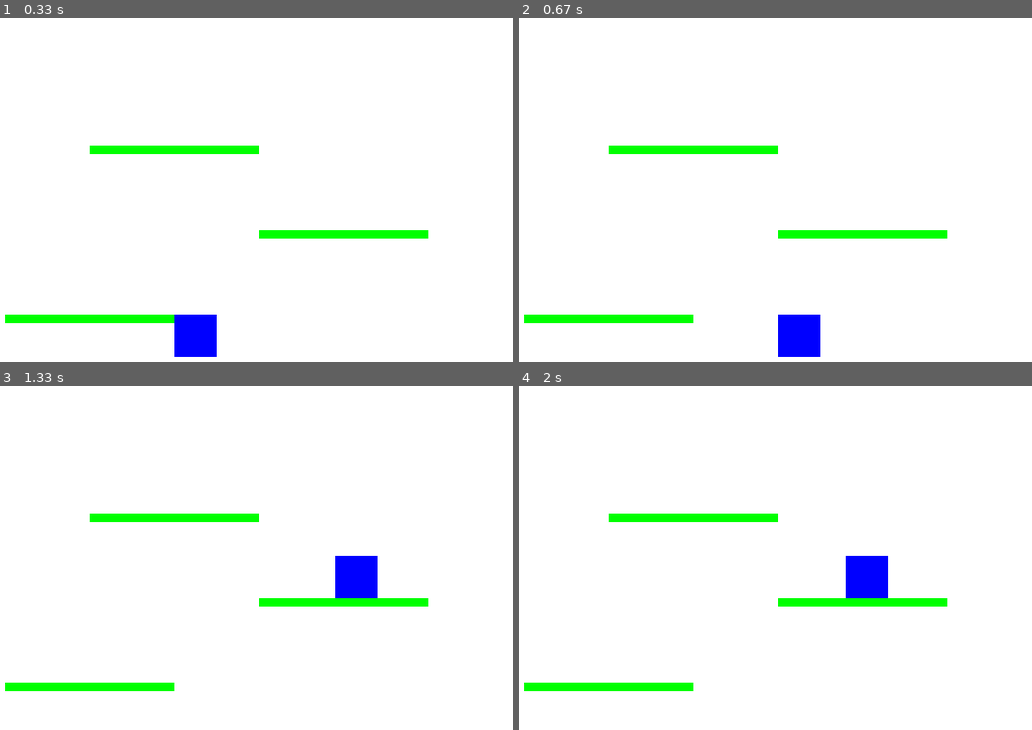
Above: before the commit, frames 1-4 (two rows, left to right).
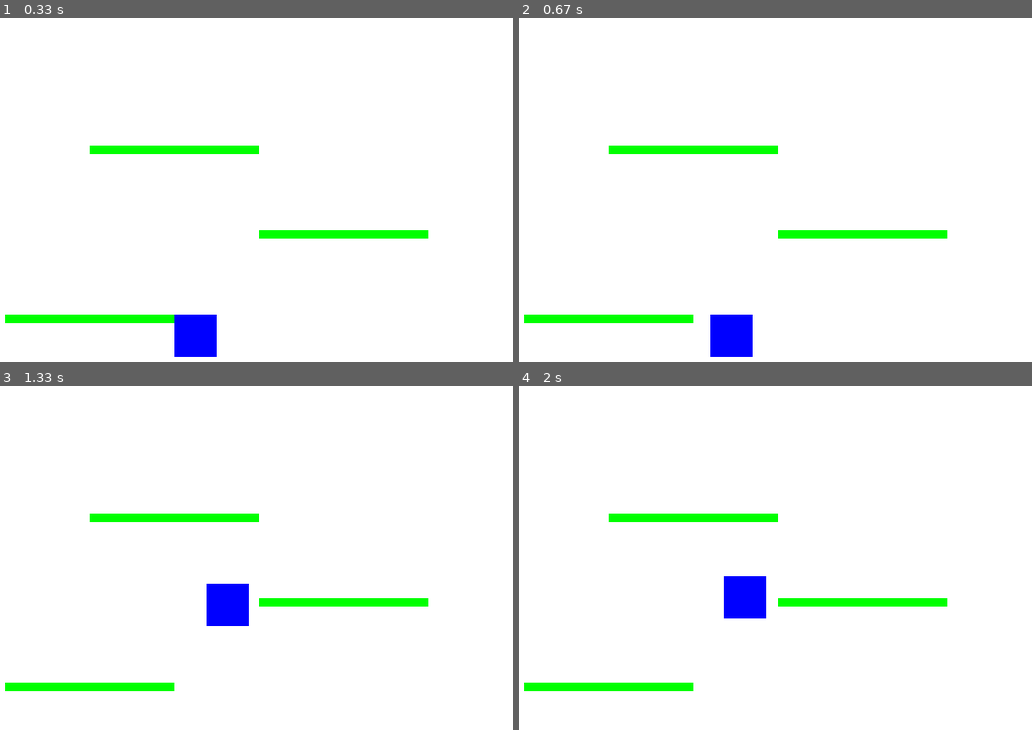
Above: after the commit, the same moments.

Repository: aknim/pygame-2dplatformer
Game: pygame game, started from platformer.py
Two runs of this game, one before a commit and one after it. Both use one fixed random seed, a clock stepped at 60 frames per second and the inputs below.
Inputs:
- Up to frame 1 (0.33 s): no input
- Up to frame 2 (0.67 s): hold Right from 0.33 s (still down)
- Up to frame 3 (1.33 s): release Right at 0.8 s; hold Up 0.83-1.13 s; hold Right from 1.17 s (still down)
- Up to frame 4 (2 s): release Right at 1.63 s; hold Left from 1.67 s (still down)

Frame 1 is identical in both runs. In frame 2, 2.0% of the frame differs, in the area x 37-59%, y 86-99%; in frame 3, 2.0%; in frame 4, 2.0%.

Commit message:
Day2.1 20/2 Adjusted speeds and gravity

Diff:
--- a/platformer.py
+++ b/platformer.py
@@ -18,11 +18,12 @@
 player_color = (0, 0, 255) # Blue color
 player_width, player_height = 50, 50
 player_x, player_y = WIDTH // 2, HEIGHT - player_height - 50 # Start near bottom
-player_speed = 5
+player_speed = 1
 
 # Gravity settings
-gravity = 0.5
+gravity = 0.2
 player_velocity_y = 0
+jump_strength = -7 # Lower for smoother jumps
 is_jumping = False
 
 # Platform settings
@@ -48,7 +49,7 @@
     if keys[pygame.K_RIGHT]:
         player_x += player_speed
     if keys[pygame.K_UP] and not is_jumping: # Jump if not already jumping
-        player_velocity_y = -10 # Negative for upward movement
+        player_velocity_y = jump_strength # Negative for upward movement
         is_jumping = True
     if player_x < 0:
         player_x = 0
